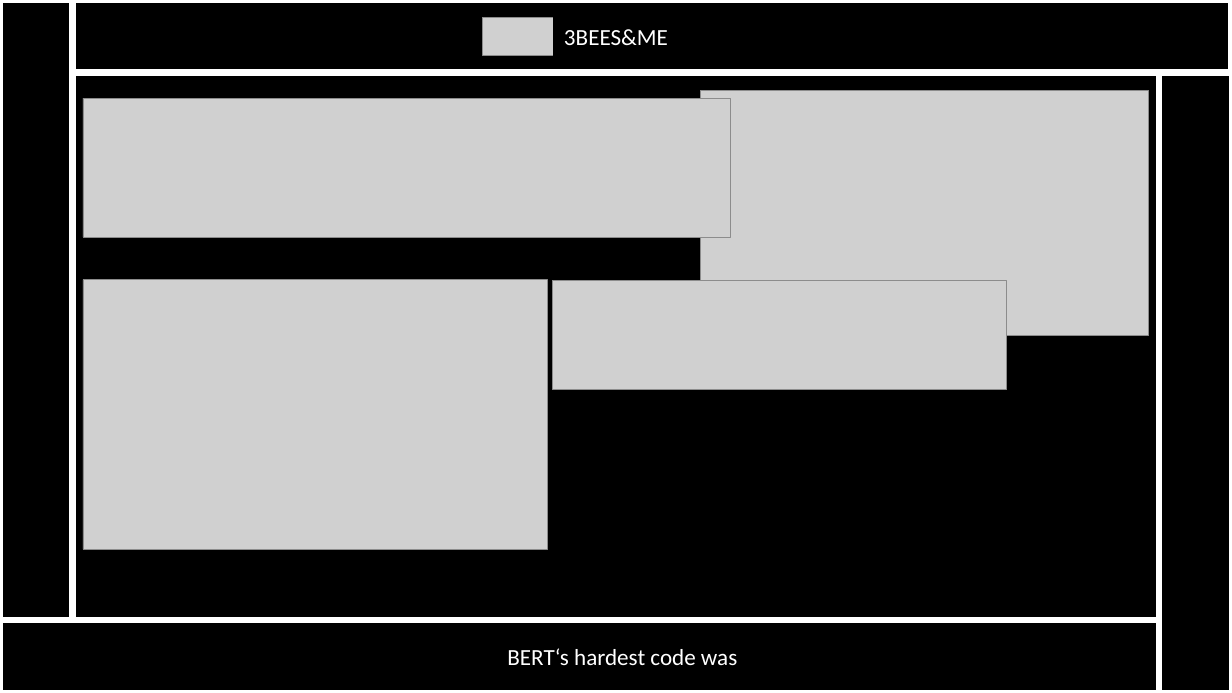
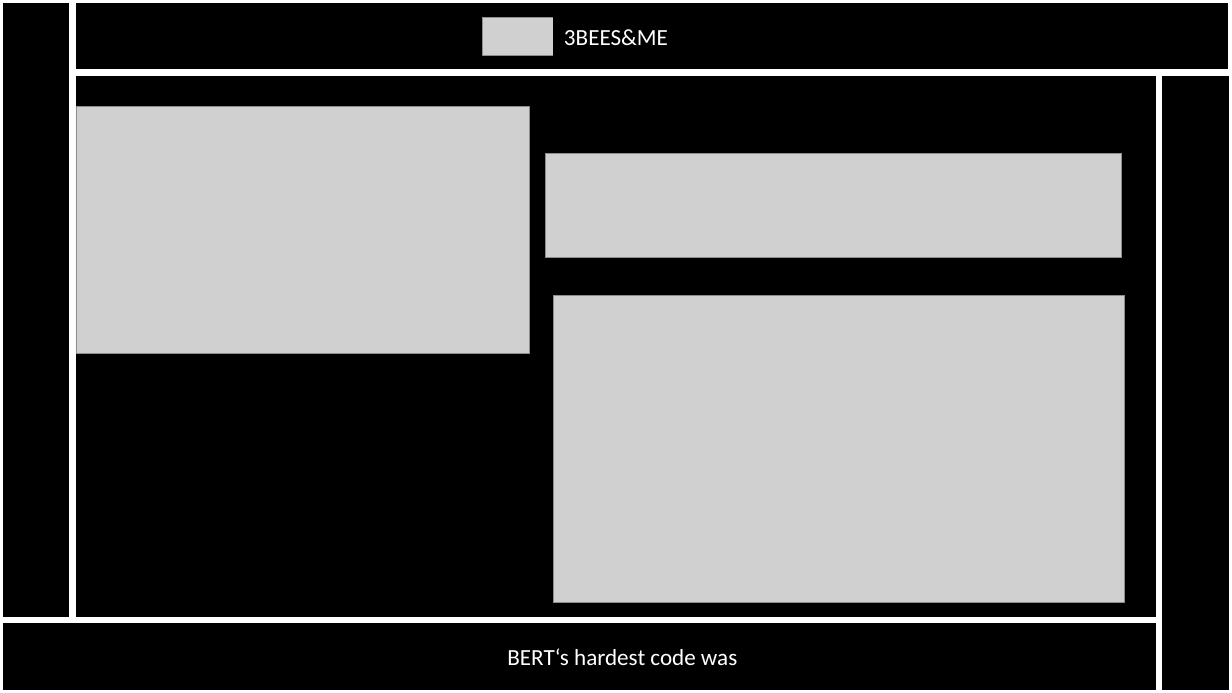
Before and after one commit to BlNARYFOUR/Howeststone, a slide deck: slide 4 of documents/presentatie.pptx. Drawn at 1232x693 pixels with LibreOffice and Linux fonts; fonts in the diff are those of the drawing; grey boxes stand for pictures. Boxes give left, top, right and bottom in pixels: in the first picture for what was removed or moved away, otherwise in the second. Text is boxed around its words. In the diff, an @@ line names an element or a change of style, - is before the commit and + after.

```diff
--- a/documents/presentatie.pptx
+++ b/documents/presentatie.pptx
@@ picture: place and size @@
-picture at [701, 91, 1149, 335]
+picture at [77, 106, 530, 354]
@@ picture removed at [83, 98, 730, 238] @@
@@ picture added at [546, 153, 1123, 258] @@
@@ picture removed at [83, 280, 548, 550] @@
@@ picture removed at [553, 281, 1007, 390] @@
@@ picture added at [554, 295, 1126, 603] @@
```
Also in this commit, not shown: 1 other slide changed.
